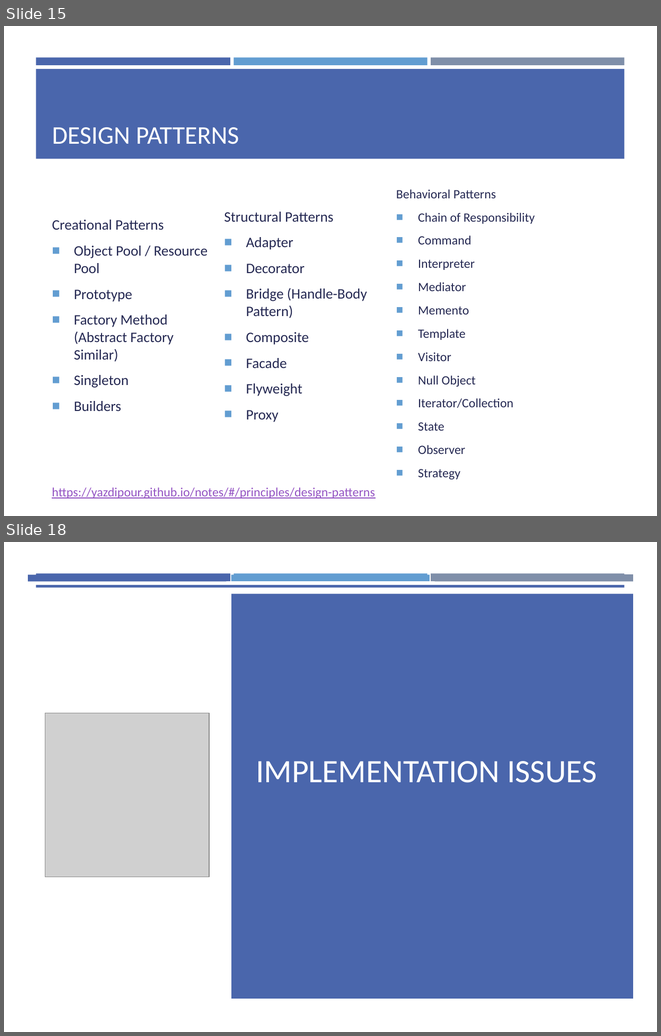
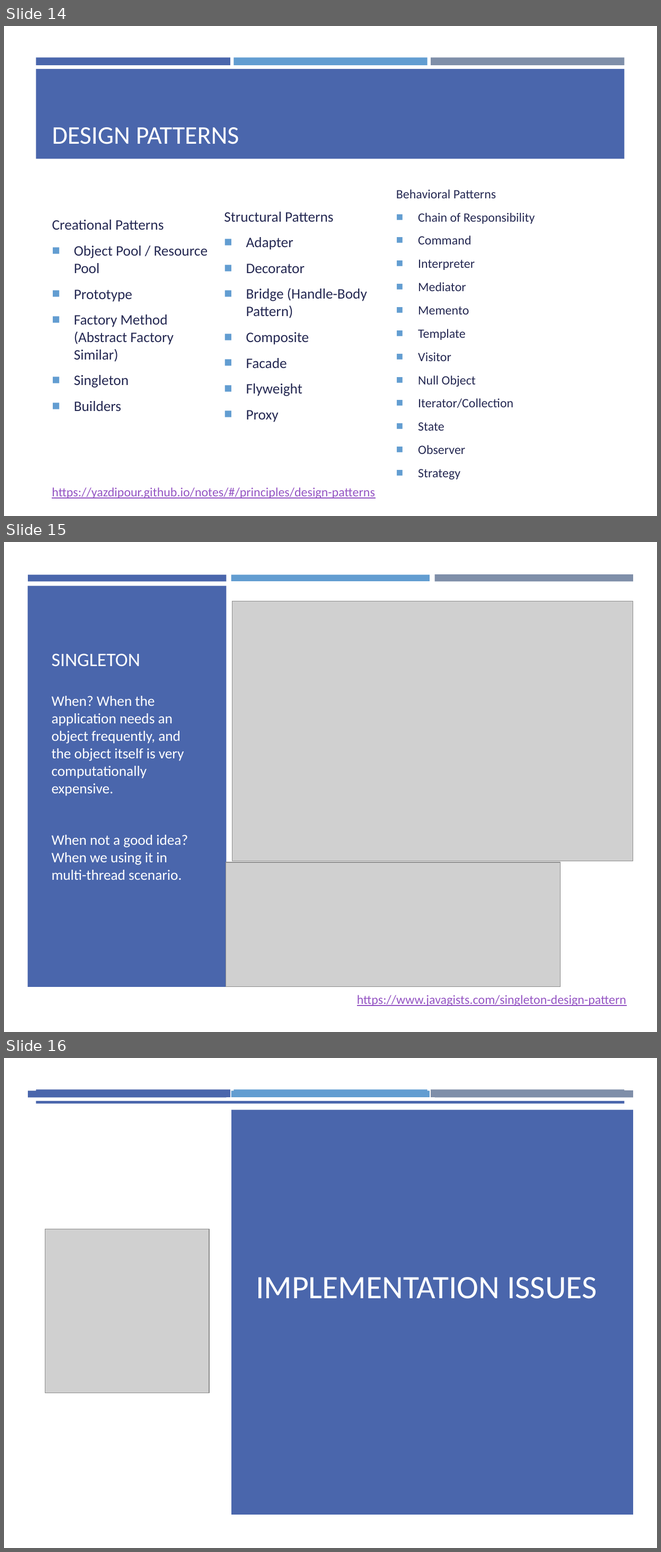
Before and after one commit to yazdipour/presentations, a slide deck: 2019Nov_Design_Implementation/Ch7.pptx. Shown one above the other, each under a label of ours: slides 15 and 18 before the commit, slides 14, 15 and 16 after it; the slides between them are not shown. The pictures are 661x1036 and 661x1552 pixels, drawn with LibreOffice and Linux fonts; fonts in the diff are those of the drawing; grey boxes stand for pictures. Boxes give left, top, right and bottom in pixels: in the first picture for what was removed or moved away, otherwise in the second. Text is boxed around its words. In the diff, an @@ line names an element or a change of style, - is before the commit and + after.

```diff
--- a/2019Nov_Design_Implementation/Ch7.pptx
+++ b/2019Nov_Design_Implementation/Ch7.pptx
@@ slide 15 added at <box>4,542,657,1032</box>, background #000000 @@
@@ rectangle added at <box>4,542,657,1032</box>, fill #FFFFFF @@
@@ rectangle added at <box>27,586,226,987</box>, fill #4A66AC @@
@@ rectangle added at <box>28,575,227,581</box>, fill #4A66AC @@
@@ rectangle added at <box>231,575,430,581</box>, fill #629DD1 @@
@@ rectangle added at <box>435,575,634,582</box>, fill #7F8FA9 @@
@@ picture added at <box>232,601,633,861</box> @@
@@ title added at <box>52,653,140,667</box>, 21 pt, text #FFFFFF @@
+SINGLETON
@@ text added at <box>52,696,188,880</box>, 16 pt, text #FFFFFF @@
+When? When the application needs an object frequently, and the object itself is very computationally expensive.
+When not a good idea? When we using it in multi-thread scenario.
@@ picture added at <box>226,862,561,987</box> @@
@@ text added at <box>357,995,626,1006</box>, 14 pt, text #9454C3, underline @@
+https://www.javagists.com/singleton-design-pattern
@@ what was slide 15 is now slide 14 @@
@@ what was slide 18 is now slide 16 @@
```
Also in this commit, not shown: 6 slides changed, 7 slides removed.
